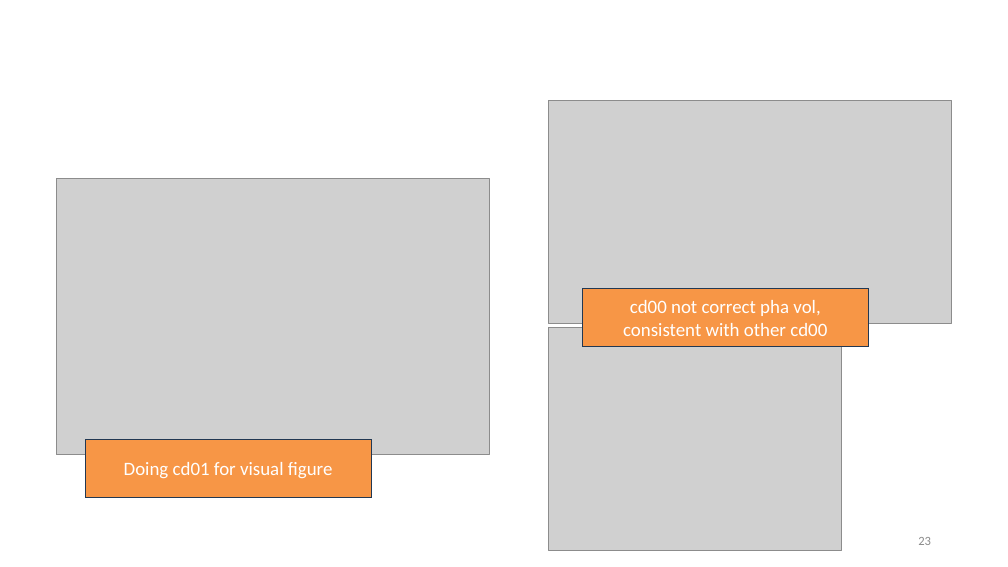
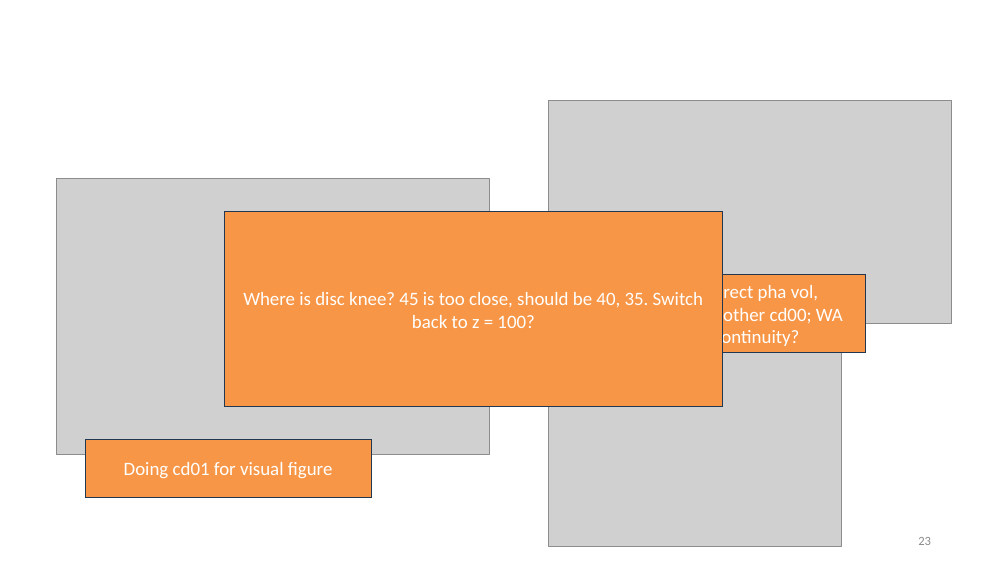
Before and after one commit to tyokokur/presentations, a slide deck: slide 23 of NAF.pptx. Drawn at 1008x567 pixels with LibreOffice and Linux fonts; fonts in the diff are those of the drawing; grey boxes stand for pictures; background and template pictures are left out. Boxes give left, top, right and bottom in pixels: in the first picture for what was removed or moved away, otherwise in the second. Text is boxed around its words. In the diff, an @@ line names an element or a change of style, - is before the commit and + after.

```diff
--- a/NAF.pptx
+++ b/NAF.pptx
@@ rectangle added at (225, 212, 724, 407), fill #F79646, outline #233953 1 pt, 18 pt, text #FFFFFF @@
+Where is disc knee? 45 is too close, should be 40, 35. Switch back to z = 100?
@@ rectangle "cd00 not correct pha vol, ...": place and size @@
-rectangle "cd00 not correct pha vol, ..." at (582, 288, 869, 346)
+rectangle "cd00 not correct pha vol, ..." at (580, 274, 867, 352)
@@ text in rectangle at (602, 283, 843, 349): text changed @@
-cd00 not correct pha vol, consistent with other cd00
+cd00 not correct pha vol, consistent with other cd00; WA error/discontinuity?
@@ picture: place and size @@
-picture at (549, 327, 842, 551)
+picture at (549, 324, 842, 547)
```
Also in this commit, not shown: 2 slides added.
